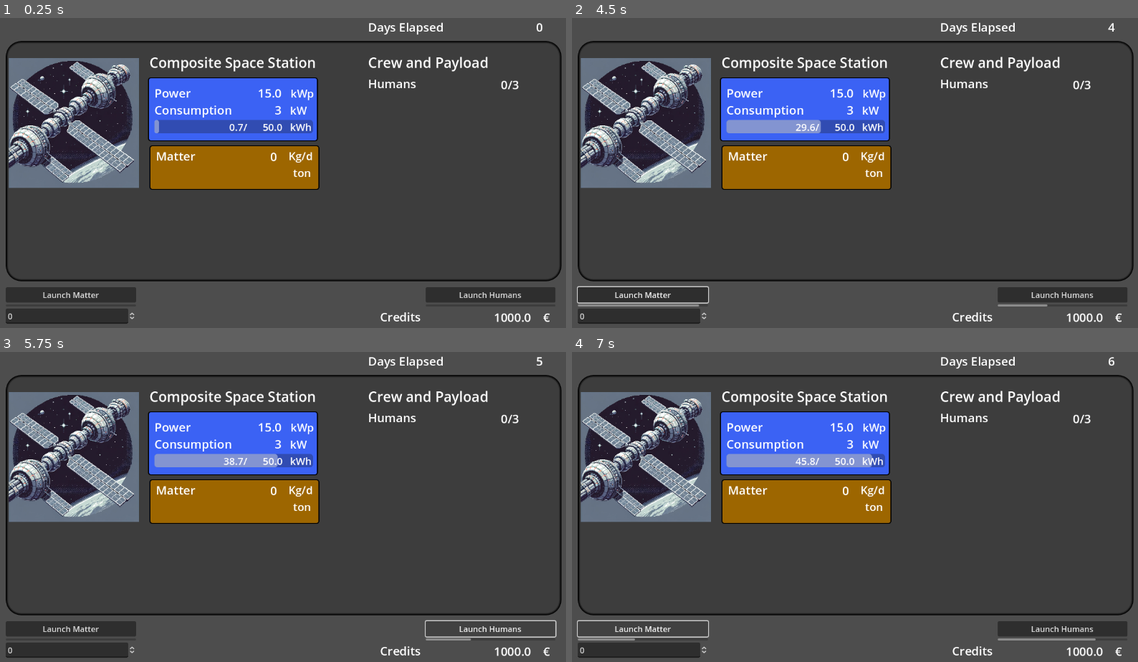
Above: before the commit, frames 1-4 (two rows, left to right).
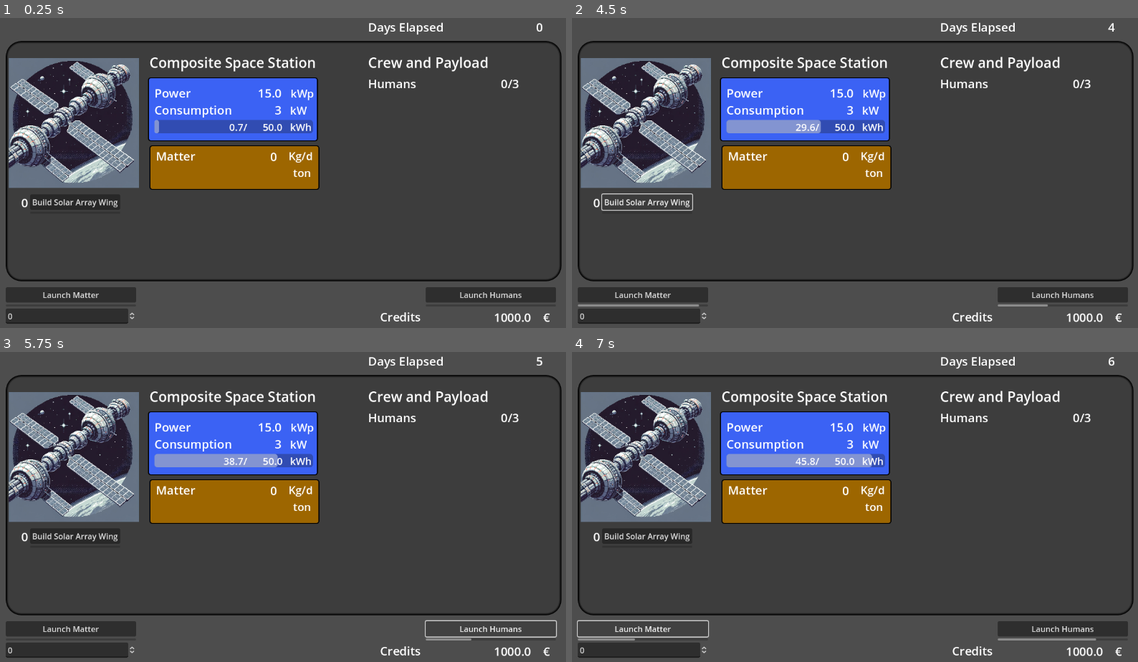
Above: after the commit, the same moments.

Repository: AndreaIdini/StarPilgrims
Game: Godot game, scene res://main.tscn
Two runs of this game, one before a commit and one after it. Both use one fixed random seed, a clock stepped at 60 frames per second and the inputs below.
Inputs (mouse positions are in pixels of both pictures, inside the frame that each line leads up to):
- Up to frame 1 (0.25 s): no input
- Up to frame 2 (4.5 s): click (645, 200) at 0.5 s, where only the run after the commit has a clickable "Build Solar Array Wing"; click "Launch Humans" at 1.25 s; click "Launch Humans" at 2 s; click "Launch Matter" at 2.75 s; click "Launch Matter" at 3.5 s; click (645, 200) at 4.25 s, where only the run after the commit has a clickable "Build Solar Array Wing"
- Up to frame 3 (5.75 s): click "Launch Humans" at 5 s
- Up to frame 4 (7 s): click (645, 534) at 5.75 s, where only the run after the commit has a clickable "Build Solar Array Wing"; click "Launch Matter" at 6.5 s

The runs differ from the first frame. In frame 1, 0.3% of the frame differs, in the area x 3-99%, y 19-92%; in frame 2, 0.7%, in the area x 0-99%, y 19-94%; in frame 3, 0.3%; in frame 4, 0.3%.

Commit message:
Build Solar Panel implemented

Diff:
--- a/Station.gd
+++ b/Station.gd
@@ -12,9 +12,11 @@
 var power                       # KW
 var pow_consumption
 var solar_power_installed       # kW
-var modules_upkeep               # KW
+var modules_upkeep              # KW
+var power_construction=0.       # KW
 
 var matter_transf = 0.
+var matter_change
 var humans_cap
 
 var humans_matter_upkeep = 10   # Kg
@@ -26,71 +28,71 @@
 const STARTING = {
 	"name": "Starting Module",
 	"description": "The starting module is the core of your space station, built with the best materials designed to stand the test of time and already equipped with everything necessary to host humans and keep them warm and fed. It has beds for 3 humans, but not enough energy. Careful!",
-	"power": 15,                # KW
-	"battery": 50,              # KWh
-	"living_space": 3,          # Capacity for Humans
-	"upkeep_power": 3,         # KW
-	"upkeep_matter": 0,         # Kg/d
-	"build_matter": 5,           # ton
-	"build_energy": 100,           # KWh
+	"power": 15.,                # KW
+	"battery": 50.,              # KWh
+	"living_space": 3.,          # Capacity for Humans
+	"upkeep_power": 3.,         # KW
+	"upkeep_matter": 0.,         # Kg/d
+	"build_matter": 5.,           # ton
+	"build_energy": 100.,           # KWh
 	"build_credits": 3000,
-	"build_time": 30
+	"build_time": 30.
 }
 
 const SOLAR = {
 	"name": "Solar Array Wing", # Specs from ISS
 	"description": "The solar array wing is a module of solar panels, that can be extended and orientated to face the Sun as efficiently as possible and collect precious energy. Some battery included.",
-	"power": 30,                # KW
-	"battery": 5,               # KWh
-	"living_space": 0,          # Capacity for Humans
-	"upkeep_power": 0,         # KW
-	"upkeep_matter": 0,         # Kg/d
-	"build_matter": 1,           # ton
-	"build_energy": 20,          # KWh
+	"power": 30.,                # KW
+	"battery": 5.,               # KWh
+	"living_space": 0.,          # Capacity for Humans
+	"upkeep_power": 0.,         # KW
+	"upkeep_matter": 0.,         # Kg/d
+	"build_matter": 1.,           # ton
+	"build_energy": 20.,          # KWh
 	"build_credits": 500,
-	"build_time": 3
+	"build_time": 3.
 }
 
 const BATTERY = {
 	"name": "Battery Storage",  #
 	"description": "The battery storage module will provide all your energy storage needs at the most convenient price, it needs some power and batteries need to be replaced from time to time.",
 	"power": 0,                 # KW
-	"battery": 50,              # KWh
-	"living_space": 0,          # Capacity for Humans
+	"battery": 50.,              # KWh
+	"living_space": 0.,          # Capacity for Humans
 	"upkeep_power": 0.1,       # KW
-	"upkeep_matter": 1,         # Kg/d
-	"build_matter": 1,           # ton
-	"build_energy": 30,          # KWh
+	"upkeep_matter": 1.,         # Kg/d
+	"build_matter": 1.,           # ton
+	"build_energy": 30.,          # KWh
 	"build_credits": 500,
-	"build_time": 5
+	"build_time": 5.
 }
 
 const BASIC_LIVING = {
 	"name": "Basic Living Facilities",
 	"description": "Living quarters for 5 humans, with some basic amenities but needs energy and material upkeep.",
-	"power": 0,                 # KW
-	"battery": 20,              # KWh
-	"living_space": 5,          # Capacity for Humans
-	"upkeep_power": 3,         # KW
-	"upkeep_matter": 5,         # Kg/d
-	"build_matter": 5,           # ton
-	"build_energy": 50,          # KWh
+	"power": 0.,                 # KW
+	"battery": 20.,              # KWh
+	"living_space": 5.,          # Capacity for Humans
+	"upkeep_power": 3.,         # KW
+	"upkeep_matter": 5.,         # Kg/d
+	"build_matter": 5.,           # ton
+	"build_energy": 50.,          # KWh
 	"build_credits": 2000,
-	"build_time": 10
+	"build_time": 10.
 }
 
 const DRONE = {
 	"name": "Mining Drone Bay",
 	"description": "Living quarters for 5 humans, with some basic amenities but needs energy and material upkeep.",
-	"power": 0,                 # KW
-	"battery": 20,              # KWh
-	"living_space": 5,          # Capacity for Humans
-	"upkeep_power": 3,         # KW
-	"upkeep_matter": 5,         # Kg/d
-	"build_matter": 5,           # ton
-	"build_energy": 50,          # KWh
+	"power": 0.,                 # KW
+	"battery": 20.,              # KWh
+	"living_space": 5.,          # Capacity for Humans
+	"upkeep_power": 3.,         # KW
+	"upkeep_matter": 5.,         # Kg/d
+	"build_matter": 5.,           # ton
+	"build_energy": 50.,          # KWh
 	"build_credits": 2000,
-	"build_time": 10
+	"build_time": 10.
 }
 
 var Modules = [STARTING]
@@ -104,35 +106,47 @@
 @onready var count_humans = %CountHumans
 @onready var count_consumption = %CountConsumption
 
+@onready var container_solar_panel = %ContainerSolarPanel
+@onready var label_experiments = %LabelExperiments
+@onready var label_drones = %LabelDrones
+
+
 # Called when the node enters the scene tree for the first time.
 func _ready():
 	print("station ready", Modules)
 	station_properties()
 	print(battery_cap, " ",power)
 
+	container_solar_panel.show()
+	container_solar_panel.get_child(0).text = "0"
+
+	label_experiments.hide()
+	label_experiments.get_child(0).text = "0"
+	label_drones.hide()
+	label_drones.get_child(0).text = "0"
+
 	#Modules.append(SOLAR)
 #
 	#station_properties()
 	#print(battery_cap, " ", power)
-	pass # Replace with function body.
 
 # Called every frame. 'delta' is the elapsed time since the previous frame.
 func _physics_process(delta):
 	time += delta
 
-	pow_consumption = modules_upkeep + humans*humans_energy_upkeep
+	pow_consumption = power_construction + modules_upkeep + humans*humans_energy_upkeep
 	power = solar_power(solar_power_installed, time) - pow_consumption
 
 	energy += power*delta
 	energy = min(energy,battery_cap)
 
-	matter_transf = - humans*humans_matter_upkeep
-	matter += matter_transf*delta/1000
+	matter_change = matter_transf - humans*humans_matter_upkeep
+	matter += matter_change*delta/1000
 
 	count_matter.text = str("%10.2f" % matter)
 	count_power.text = str("%10.1f" % solar_power_installed)
 	count_energy.text = str("%10.1f" % energy) + "/" + str("%10.1f" % battery_cap)
-	count_matter_transf.text = str(matter_transf)
+	count_matter_transf.text = str(matter_change)
 	count_humans.text = str(humans) + "/" + str(humans_cap)
 	count_consumption.text = str(pow_consumption)
 
--- a/main.tscn
+++ b/main.tscn
@@ -1,8 +1,9 @@
-[gd_scene load_steps=9 format=3 uid="uid://drddf4j2gbweq"]
+[gd_scene load_steps=10 format=3 uid="uid://drddf4j2gbweq"]
 
 [ext_resource type="Texture2D" uid="uid://b2nler7tmsvhs" path="res://Asset/SpaceStation1.png" id="1_5p6ln"]
 [ext_resource type="Script" path="res://main.gd" id="1_7tmd3"]
 [ext_resource type="Script" path="res://Station.gd" id="2_oc6wt"]
+[ext_resource type="Script" path="res://ModuleBuild.gd" id="4_my3be"]
 [ext_resource type="Script" path="res://Launch.gd" id="4_oiuw7"]
 
 [sub_resource type="StyleBoxFlat" id="StyleBoxFlat_ws068"]
@@ -139,9 +140,66 @@
 anchor_top = 0.473
 anchor_bottom = 0.473
 offset_left = 97.0
-offset_top = -14.082
+offset_top = -16.082
 offset_right = 304.0
-offset_bottom = 19.918
+offset_bottom = 17.918
+theme_override_font_sizes/font_size = 24
+text = "??"
+horizontal_alignment = 2
+
+[node name="LabelExperiments" type="Label" parent="PanelStation/LabelPayload"]
+unique_name_in_owner = true
+layout_mode = 1
+anchors_preset = -1
+anchor_left = 1.168
+anchor_top = -0.615
+anchor_right = 1.168
+anchor_bottom = -0.615
+offset_left = -388.944
+offset_top = 127.985
+offset_right = -291.944
+offset_bottom = 161.985
+theme_override_font_sizes/font_size = 24
+text = "Experiments"
+
+[node name="CountExperiments" type="Label" parent="PanelStation/LabelPayload/LabelExperiments"]
+layout_mode = 1
+anchors_preset = -1
+anchor_top = 0.473
+anchor_bottom = 0.473
+offset_left = 97.0
+offset_top = -16.082
+offset_right = 304.0
+offset_bottom = 17.918
+theme_override_font_sizes/font_size = 24
+text = "??"
+horizontal_alignment = 2
+
+[node name="LabelDrones" type="Label" parent="PanelStation/LabelPayload"]
+unique_name_in_owner = true
+visible = false
+layout_mode = 1
+anchors_preset = -1
+anchor_left = 1.168
+anchor_top = -0.615
+anchor_right = 1.168
+anchor_bottom = -0.615
+offset_left = -388.944
+offset_top = 185.985
+offset_right = -291.944
+offset_bottom = 219.985
+theme_override_font_sizes/font_size = 24
+text = "Mining Drones"
+
+[node name="CountDrones" type="Label" parent="PanelStation/LabelPayload/LabelDrones"]
+layout_mode = 1
+anchors_preset = -1
+anchor_top = 0.473
+anchor_bottom = 0.473
+offset_left = 97.0
+offset_top = -16.082
+offset_right = 304.0
+offset_bottom = 17.918
 theme_override_font_sizes/font_size = 24
 text = "??"
 horizontal_alignment = 2
@@ -370,6 +428,35 @@
 theme_override_font_sizes/font_size = 28
 text = "Composite Space Station"
 
+[node name="ContainerSolarPanel" type="HBoxContainer" parent="PanelStation"]
+unique_name_in_owner = true
+layout_mode = 2
+offset_left = 31.0
+offset_top = 309.0
+offset_right = 238.0
+offset_bottom = 348.0
+script = ExtResource("4_my3be")
+
+[node name="CountSolar" type="Label" parent="PanelStation/ContainerSolarPanel"]
+layout_mode = 2
+size_flags_horizontal = 8
+size_flags_vertical = 1
+theme_override_font_sizes/font_size = 24
+text = "??"
+
+[node name="ContainerSolarButton" type="VBoxContainer" parent="PanelStation/ContainerSolarPanel"]
+layout_mode = 2
+size_flags_horizontal = 0
+
+[node name="BuildSolar" type="Button" parent="PanelStation/ContainerSolarPanel/ContainerSolarButton"]
+layout_mode = 2
+text = "Build Solar Array Wing"
+
+[node name="ProgressSolar" type="ProgressBar" parent="PanelStation/ContainerSolarPanel/ContainerSolarButton"]
+layout_mode = 2
+max_value = 14.0
+show_percentage = false
+
 [node name="LabelDays" type="Label" parent="."]
 layout_mode = 1
 anchors_preset = -1
@@ -408,10 +495,10 @@
 
 [node name="ContainerLaunchH" type="VBoxContainer" parent="Launch"]
 layout_mode = 2
-offset_left = -51.9999
+offset_left = -52.0
 offset_top = 541.0
 offset_right = 210.0
-offset_bottom = 603.0
+offset_bottom = 580.0
 size_flags_horizontal = 8
 size_flags_vertical = 8
 
@@ -449,5 +536,6 @@
 layout_mode = 2
 step = 0.1
 
+[connection signal="pressed" from="PanelStation/ContainerSolarPanel/ContainerSolarButton/BuildSolar" to="PanelStation/ContainerSolarPanel" method="_on_build_pressed"]
 [connection signal="pressed" from="Launch/ContainerLaunchH/LaunchHumans" to="Launch" method="_on_launch_humans_pressed"]
 [connection signal="pressed" from="Launch/ContainerLaunchM/LaunchMatter" to="Launch" method="_on_launch_matter_pressed"]
